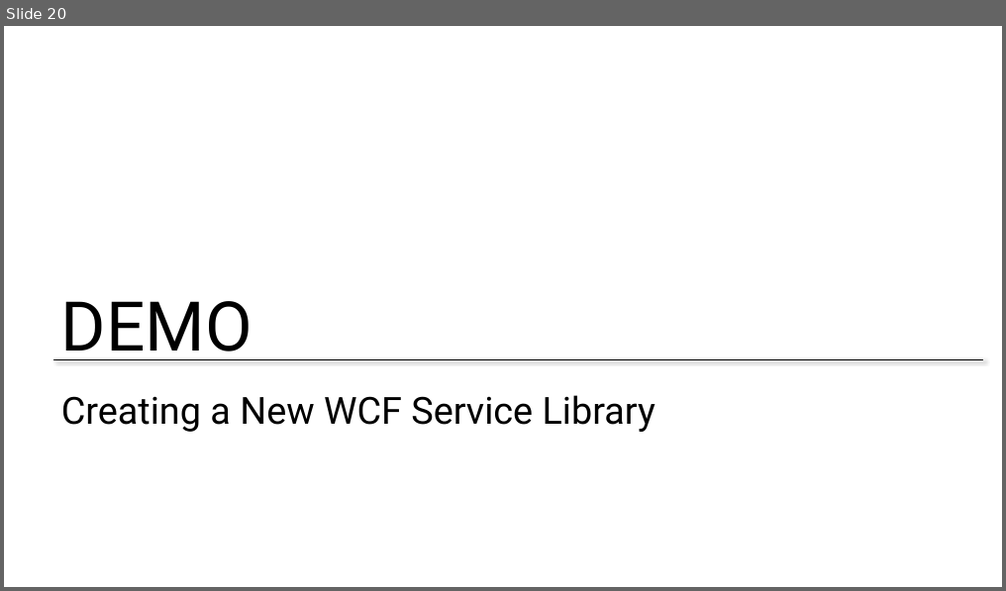
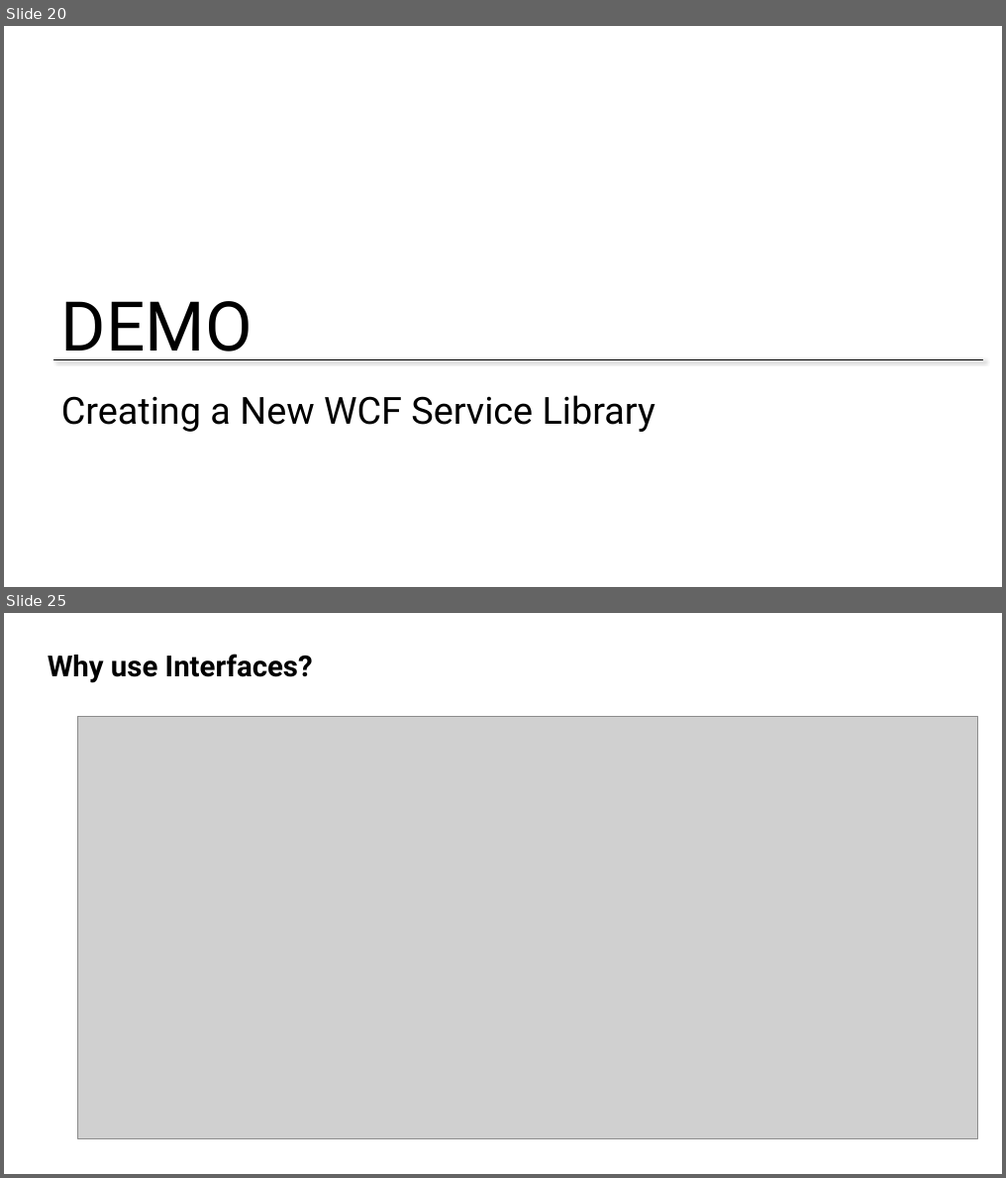
Before and after one commit to BretStateham/MVAWebServicesAndAzure, a slide deck: 01-WCFServices/01-WCFServices.pptx. Shown one above the other, each under a label of ours: slide 20 before the commit, slides 20 and 25 after it; the slides between them are not shown. The pictures are 1006x591 and 1006x1178 pixels, drawn with LibreOffice and Linux fonts; fonts in the diff are those of the drawing; grey boxes stand for pictures; background and template pictures are left out. Boxes give left, top, right and bottom in pixels: in the first picture for what was removed or moved away, otherwise in the second. Text is boxed around its words. In the diff, an @@ line names an element or a change of style, - is before the commit and + after.

```diff
--- a/01-WCFServices/01-WCFServices.pptx
+++ b/01-WCFServices/01-WCFServices.pptx
@@ slide 25 added at (4,613,1002,1174), background #FFFFFF @@
@@ text added at (48,654,313,683), 28 pt, text #000000, bold @@
+Why use Interfaces?
@@ picture added at (77,716,978,1139) @@
```
Also in this commit, not shown: 30 other slides added.
